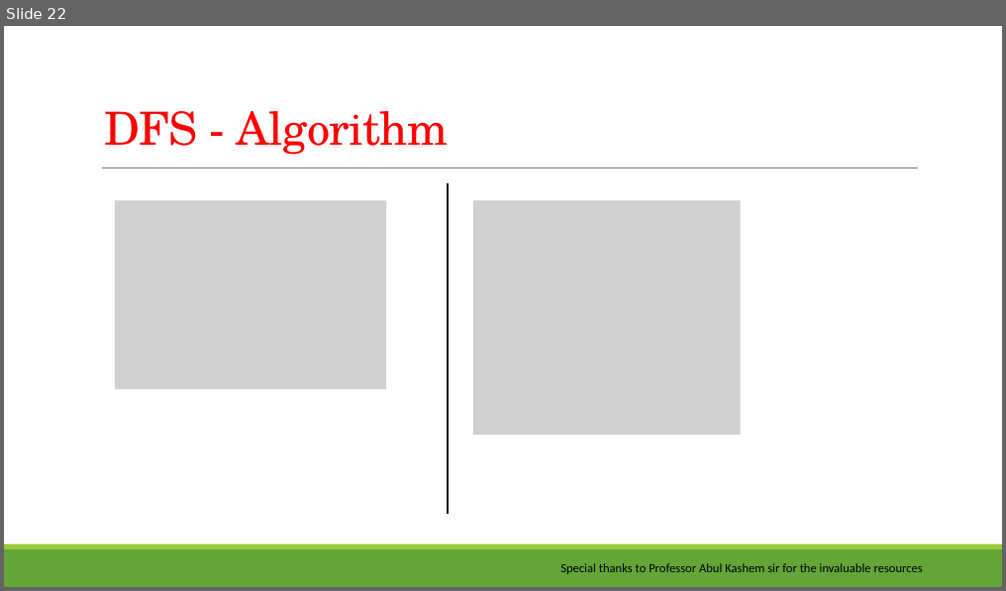
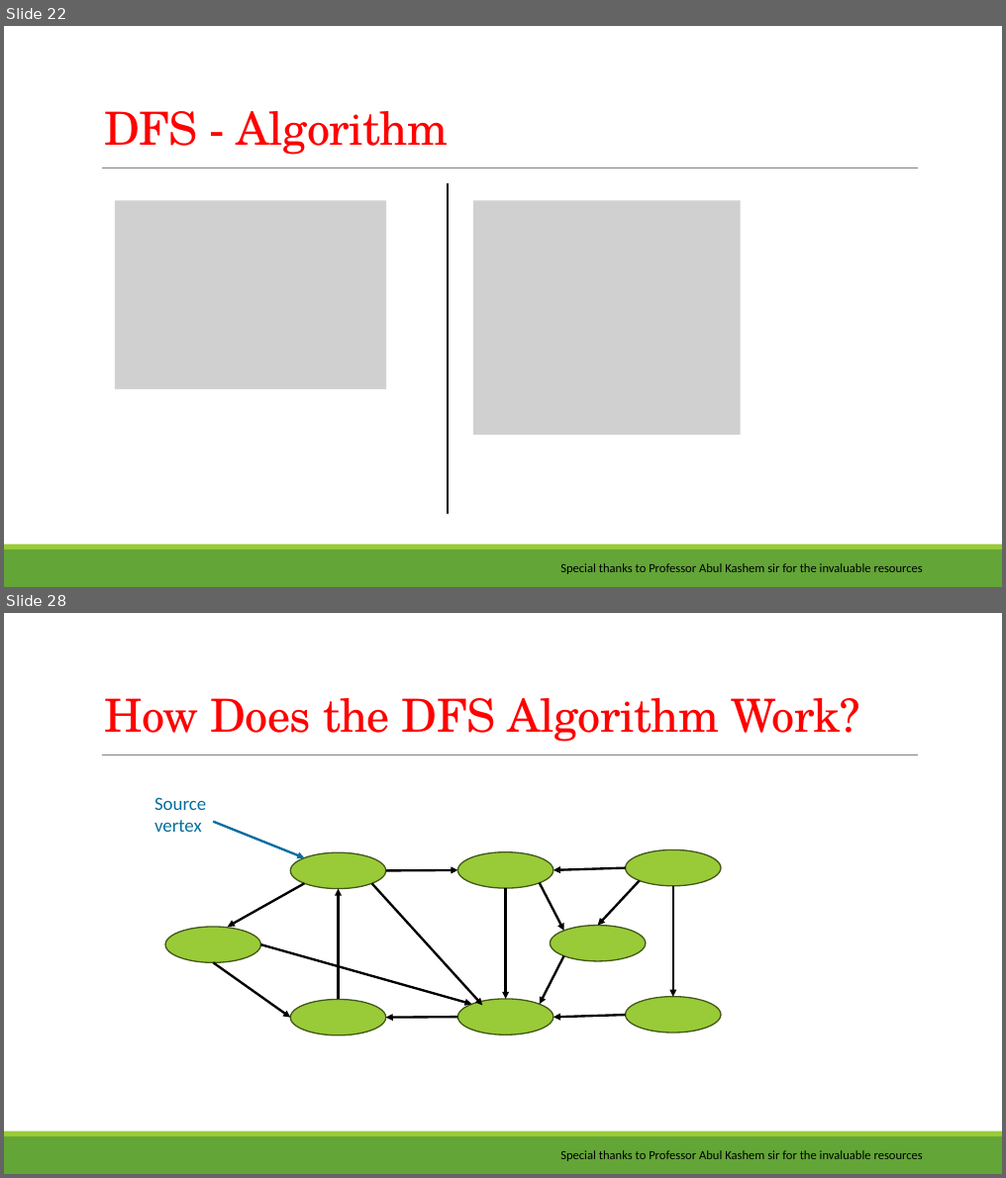
Before and after one commit to saifurrahman1701/Data-Structure-and-Algorithm-Course-Content-Theory-Sessional-, a slide deck: CSE 203/Course Content/02. Graph Searching and Topological Sorting.pptx. Shown one above the other, each under a label of ours: slide 22 before the commit, slides 22 and 28 after it; the slides between them are not shown. The pictures are 1006x591 and 1006x1178 pixels, drawn with LibreOffice and Linux fonts; fonts in the diff are those of the drawing; grey boxes stand for pictures; background and template pictures are left out. Boxes give left, top, right and bottom in pixels: in the first picture for what was removed or moved away, otherwise in the second. Text is boxed around its words. In the diff, an @@ line names an element or a change of style, - is before the commit and + after.

```diff
--- a/CSE 203/Course Content/02. Graph Searching and Topological Sorting.pptx
+++ b/CSE 203/Course Content/02. Graph Searching and Topological Sorting.pptx
@@ slide 28 added at box(4, 613, 1002, 1174), background #FFFFFF; not listed: 3 template elements that a slide beside it also shows @@
@@ title added at box(104, 698, 860, 742), 44 pt, text #FF0000 @@
+How Does the DFS Algorithm Work?
@@ text added at box(154, 797, 206, 832), 18 pt, text #056EA0 @@
+Source
+vertex
@@ arrow added from (213, 822) to (304, 858), #056EA0 2.25 pt @@
@@ ellipse added at box(291, 853, 386, 888), fill #99CB38, outline #435919 1.25 pt @@
@@ arrow added from (386, 870) to (457, 870), #000000 2.25 pt @@
@@ ellipse added at box(457, 853, 553, 888), fill #99CB38, outline #435919 1.25 pt @@
@@ arrow added from (626, 868) to (553, 870), #000000 2.25 pt @@
@@ ellipse added at box(626, 851, 721, 886), fill #99CB38, outline #435919 1.25 pt @@
@@ arrow added from (304, 884) to (228, 927), #000000 2.25 pt @@
@@ arrow added from (338, 999) to (338, 889), #000000 2.25 pt @@
@@ arrow added from (372, 884) to (482, 1005), #000000 2.25 pt @@
@@ arrow added from (506, 888) to (506, 999), #000000 2.25 pt @@
@@ arrow added from (540, 883) to (564, 931), #000000 2.25 pt @@
@@ arrow added from (640, 881) to (598, 925), #000000 2.25 pt @@
@@ arrow added from (673, 886) to (673, 997), #000000 2.25 pt @@
@@ ellipse added at box(165, 927, 261, 962), fill #99CB38, outline #435919 1.25 pt @@
@@ ellipse added at box(549, 925, 646, 961), fill #99CB38, outline #435919 1.25 pt @@
@@ arrow added from (213, 962) to (291, 1018), #000000 2.25 pt @@
@@ arrow added from (260, 945) to (472, 1004), #000000 2.25 pt @@
@@ arrow added from (564, 956) to (540, 1004), #000000 2.25 pt @@
@@ ellipse added at box(626, 997, 721, 1033), fill #99CB38, outline #435919 1.25 pt @@
@@ ellipse added at box(291, 999, 386, 1035), fill #99CB38, outline #435919 1.25 pt @@
@@ arrow added from (457, 1017) to (386, 1018), #000000 2.25 pt @@
@@ ellipse added at box(457, 999, 553, 1035), fill #99CB38, outline #435919 1.25 pt @@
@@ arrow added from (626, 1015) to (553, 1017), #000000 2.25 pt @@
@@ text added at box(560, 1151, 923, 1161), 12 pt, text #000000 @@
+Special thanks to Professor Abul Kashem sir for the invaluable resources
```
Also in this commit, not shown: 27 other slides added.
